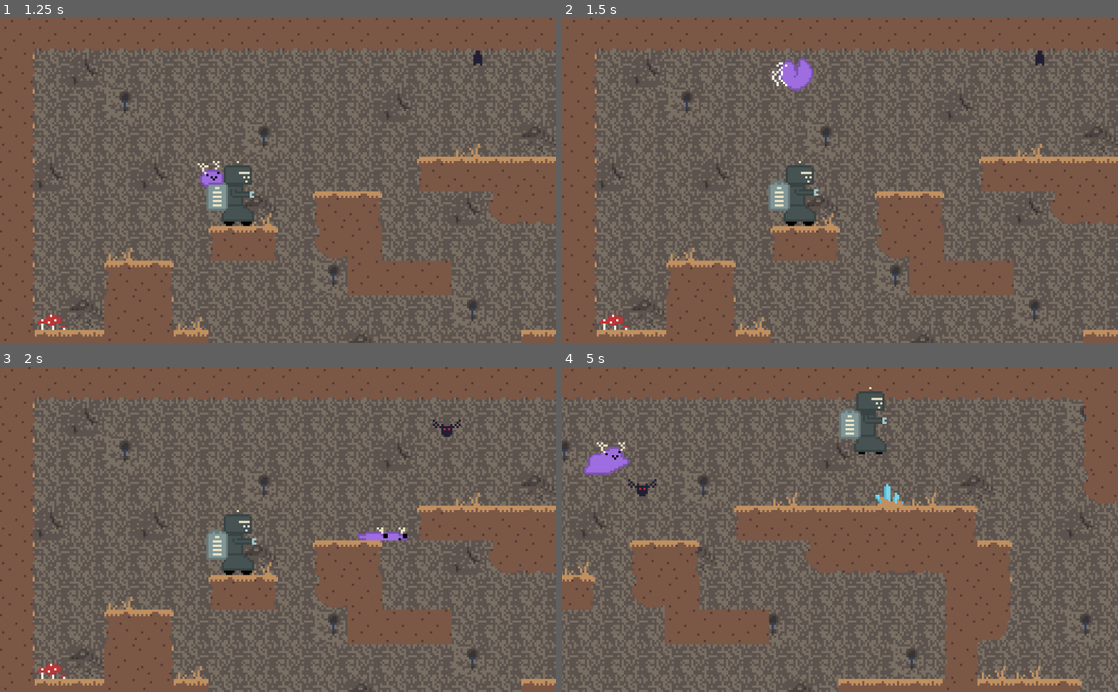
Above: before the commit, frames 1-4 (two rows, left to right).
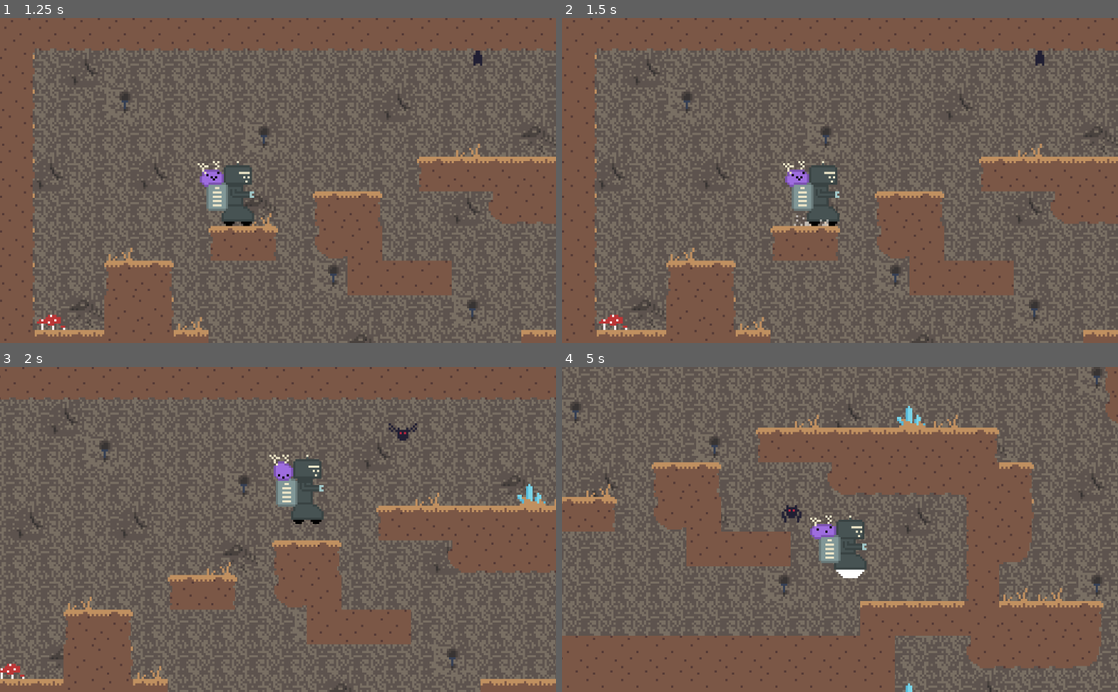
Above: after the commit, the same moments.

Repository: CreatureGames/the-creature
Game: Godot game, scene res://nodes/App.tscn
The game is run twice, just before and just after one commit, with the same random seed, the same clock (stepped at 60 frames per second) and the same inputs.
Inputs:
- Up to frame 1 (1.25 s): click "Play" at 0.5 s
- Up to frame 2 (1.5 s): tap Enter at 1.25 s; hold D (move_right) from 1.28 s (still down); hold F (swap) from 1.28 s (still down)
- Up to frame 3 (2 s): keep holding D (move_right); keep holding F (swap); tap Space (jump) at 1.52, 1.55, 1.82 s
- Up to frame 4 (5 s): release F (swap) at 2.03 s; tap Space (jump) at 2.1, 2.27, 2.57, 3.05, 3.77, 4.07, 4.35, 4.52, 4.82 s; tap F (swap) at 2.3, 3.6 s; release D (move_right) at 2.78 s; hold A (move_left) 2.78-3.53 s; hold F (swap) 2.78-3.53 s; hold D (move_right) from 3.53 s (still down)

Frame 1 is identical in both runs. In frame 2, 2.0% of the frame differs, in the area x 37-50%, y 12-65%; in frame 3, 40%; in frame 4, 64%, in the area x 0-100%, y 0-100%.
Error after the commit: Attempt to call function 'set_target' in base 'null instance' on a null instance. (res://scripts/player/PlayerRobot.gd:18)

Commit message:
camera following for character swaps

Diff:
--- a/assets/animations/Creature.tres
+++ b/assets/animations/Creature.tres
@@ -51,34 +51,6 @@
 [sub_resource type="AtlasTexture" id=12]
 atlas = ExtResource( 1 )
 region = Rect2( 352, 0, 32, 32 )
-
-[sub_resource type="AtlasTexture" id=13]
-atlas = ExtResource( 3 )
-region = Rect2( 0, 0, 32, 32 )
-
-[sub_resource type="AtlasTexture" id=14]
-atlas = ExtResource( 3 )
-region = Rect2( 32, 0, 32, 32 )
-
-[sub_resource type="AtlasTexture" id=15]
-atlas = ExtResource( 3 )
-region = Rect2( 64, 0, 32, 32 )
-
-[sub_resource type="AtlasTexture" id=16]
-atlas = ExtResource( 3 )
-region = Rect2( 96, 0, 32, 32 )
-
-[sub_resource type="AtlasTexture" id=17]
-atlas = ExtResource( 3 )
-region = Rect2( 128, 0, 32, 32 )
-
-[sub_resource type="AtlasTexture" id=18]
-atlas = ExtResource( 3 )
-region = Rect2( 160, 0, 32, 32 )
-
-[sub_resource type="AtlasTexture" id=19]
-atlas = ExtResource( 3 )
-region = Rect2( 192, 0, 32, 32 )
 
 [sub_resource type="AtlasTexture" id=20]
 atlas = ExtResource( 3 )
@@ -136,16 +108,55 @@
 atlas = ExtResource( 3 )
 region = Rect2( 128, 64, 32, 32 )
 
+[sub_resource type="AtlasTexture" id=13]
+atlas = ExtResource( 3 )
+region = Rect2( 0, 0, 32, 32 )
+
+[sub_resource type="AtlasTexture" id=14]
+atlas = ExtResource( 3 )
+region = Rect2( 32, 0, 32, 32 )
+
+[sub_resource type="AtlasTexture" id=15]
+atlas = ExtResource( 3 )
+region = Rect2( 64, 0, 32, 32 )
+
+[sub_resource type="AtlasTexture" id=16]
+atlas = ExtResource( 3 )
+region = Rect2( 96, 0, 32, 32 )
+
+[sub_resource type="AtlasTexture" id=17]
+atlas = ExtResource( 3 )
+region = Rect2( 128, 0, 32, 32 )
+
+[sub_resource type="AtlasTexture" id=18]
+atlas = ExtResource( 3 )
+region = Rect2( 160, 0, 32, 32 )
+
+[sub_resource type="AtlasTexture" id=19]
+atlas = ExtResource( 3 )
+region = Rect2( 192, 0, 32, 32 )
+
+[sub_resource type="AtlasTexture" id=34]
+atlas = ExtResource( 1 )
+region = Rect2( 0, 32, 32, 32 )
+
+[sub_resource type="AtlasTexture" id=35]
+atlas = ExtResource( 1 )
+region = Rect2( 32, 32, 32, 32 )
+
+[sub_resource type="AtlasTexture" id=36]
+atlas = ExtResource( 1 )
+region = Rect2( 64, 32, 32, 32 )
+
+[sub_resource type="AtlasTexture" id=37]
+atlas = ExtResource( 1 )
+region = Rect2( 96, 32, 32, 32 )
+
 [resource]
 animations = [ {
 "frames": [ SubResource( 1 ), SubResource( 2 ), SubResource( 3 ), SubResource( 4 ), SubResource( 5 ), SubResource( 6 ), SubResource( 7 ), SubResource( 8 ), SubResource( 9 ), SubResource( 10 ), SubResource( 11 ), SubResource( 12 ) ],
 "loop": true,
 "name": "idle",
-"speed": 12.0
-}, {
-"frames": [ SubResource( 13 ), SubResource( 14 ), SubResource( 15 ), SubResource( 16 ), SubResource( 17 ), SubResource( 18 ), SubResource( 19 ) ],
-"loop": false,
-"name": "jump",
 "speed": 12.0
 }, {
 "frames": [ SubResource( 20 ), SubResource( 21 ) ],
@@ -162,4 +173,14 @@
 "loop": false,
 "name": "land",
 "speed": 12.0
+}, {
+"frames": [ SubResource( 13 ), SubResource( 14 ), SubResource( 15 ), SubResource( 16 ), SubResource( 17 ), SubResource( 18 ), SubResource( 19 ) ],
+"loop": false,
+"name": "jump",
+"speed": 12.0
+}, {
+"frames": [ SubResource( 34 ), SubResource( 35 ), SubResource( 36 ), SubResource( 37 ) ],
+"loop": false,
+"name": "sit",
+"speed": 12.0
 } ]
--- a/nodes/levels/Level1.tscn
+++ b/nodes/levels/Level1.tscn
@@ -1,8 +1,9 @@
-[gd_scene load_steps=4 format=2]
+[gd_scene load_steps=5 format=2]
 
 [ext_resource path="res://nodes/player/PlayerRobot.tscn" type="PackedScene" id=1]
 [ext_resource path="res://tilemaps/Underground.tres" type="TileSet" id=2]
 [ext_resource path="res://nodes/player/PlayerCreature.tscn" type="PackedScene" id=3]
+[ext_resource path="res://scripts/CameraController.gd" type="Script" id=4]
 
 [node name="Level1" type="Node2D"]
 
@@ -24,15 +25,11 @@
 format = 1
 tile_data = PoolIntArray( -131075, 4, 0, -131074, 4, 0, -131073, 4, 0, -196608, 4, 0, -196607, 4, 0, -196606, 4, 0, -19 …(7300 unchanged characters)…
 
-[node name="PlayerCreature" parent="." instance=ExtResource( 3 )]
-position = Vector2( 121, 53 )
-robot = NodePath("../PlayerRobot")
+[node name="CameraController" type="Node2D" parent="."]
+position = Vector2( 47, 79 )
+script = ExtResource( 4 )
 
-[node name="PlayerRobot" parent="." instance=ExtResource( 1 )]
-position = Vector2( 47, 79 )
-creature = NodePath("../PlayerCreature")
-
-[node name="Camera2D" type="Camera2D" parent="PlayerRobot"]
+[node name="Camera2D" type="Camera2D" parent="CameraController"]
 current = true
 zoom = Vector2( 0.25, 0.25 )
 limit_left = 0
@@ -47,3 +44,11 @@
 drag_margin_bottom = 0.3
 editor_draw_screen = false
 editor_draw_limits = true
+
+[node name="PlayerCreature" parent="." instance=ExtResource( 3 )]
+position = Vector2( 121, 53 )
+robot = NodePath("../PlayerRobot")
+
+[node name="PlayerRobot" parent="." instance=ExtResource( 1 )]
+position = Vector2( 47, 79 )
+creature = NodePath("../PlayerCreature")
--- a/nodes/player/PlayerCreature.tscn
+++ b/nodes/player/PlayerCreature.tscn
@@ -10,7 +10,7 @@
 [sub_resource type="RectangleShape2D" id=1]
 extents = Vector2( 9, 5.5 )
 
-[node name="PlayerCreature" type="KinematicBody2D" groups=["creature"]]
+[node name="PlayerCreature" type="KinematicBody2D"]
 collision_layer = 2
 script = ExtResource( 6 )
 max_speed = 140.0
--- a/nodes/player/PlayerRobot.tscn
+++ b/nodes/player/PlayerRobot.tscn
@@ -11,7 +11,7 @@
 [sub_resource type="RectangleShape2D" id=1]
 extents = Vector2( 6.5, 13.5 )
 
-[node name="PlayerRobot" type="KinematicBody2D" groups=["robot"]]
+[node name="PlayerRobot" type="KinematicBody2D"]
 collision_layer = 2
 script = ExtResource( 1 )
 
--- /dev/null
+++ b/scripts/CameraController.gd
@@ -0,0 +1,9 @@
+extends Node2D
+
+var target
+
+func set_target(_target):
+	target = _target
+
+func _process(delta):
+	global_position = target.global_position
--- a/scripts/player/PlayerCharacter.gd
+++ b/scripts/player/PlayerCharacter.gd
@@ -18,6 +18,7 @@
 
 onready var anim : AnimatedSprite = $AnimatedSprite
 onready var spr_offset : Vector2 = $AnimatedSprite.offset
+onready var cam = get_parent().get_node("CameraController")
 
 var enabled := true
 
@@ -51,7 +52,5 @@
 
 func enable():
 	set_process_input(true)
-#	for child in get_children():
-#		if child is CollisionShape2D:
-#			child.disabled = false
 	enabled = true
+	$StateMachine.transition_to("Idle")
--- a/scripts/player/PlayerCreature.gd
+++ b/scripts/player/PlayerCreature.gd
@@ -8,4 +8,5 @@
 
 func swap_player():
 	get_node(robot).enable()
+	cam.set_target(get_node(robot))
 	disable()
--- a/scripts/player/PlayerRobot.gd
+++ b/scripts/player/PlayerRobot.gd
@@ -15,6 +15,7 @@
 func _ready():
 	get_node(creature).visible = false
 	get_node(creature).disable()
+	cam.set_target(self)
 
 func _process(delta):
 	creature_backpack.visible = has_creature
@@ -34,6 +35,7 @@
 func swap_player():
 	get_node(creature).enable()
 	get_node(creature).visible = true
+	cam.set_target(get_node(creature))
 	disable()
 	if has_creature:
 		launch_creature()
--- a/scripts/player/state_machine/CreatureIdle.gd
+++ b/scripts/player/state_machine/CreatureIdle.gd
@@ -13,8 +13,11 @@
 			player.anim.play("idle")
 
 func anim_finish():
-	if player.anim.animation != "idle" and state_machine.state == self:
-		player.anim.play("idle")
+	if player.enabled:
+		if player.anim.animation != "idle" and state_machine.state == self:
+			player.anim.play("idle")
+	elif player.anim.animation != "sit":
+		player.anim.play("sit")
 
 func physics_update(_delta: float) -> void:
 	# If you have platforms that break when standing on them, you need that check for
Not shown: 1 places in assets/animations/Creature.tres that only renumber resources
